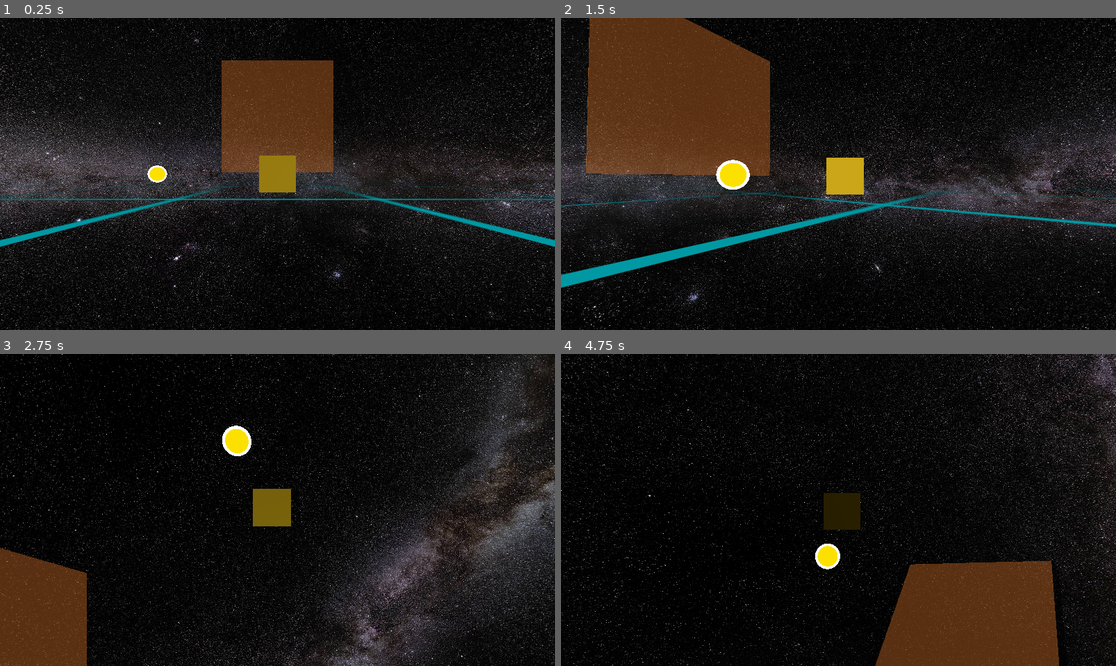
Above: before the commit, frames 1-4 (two rows, left to right).
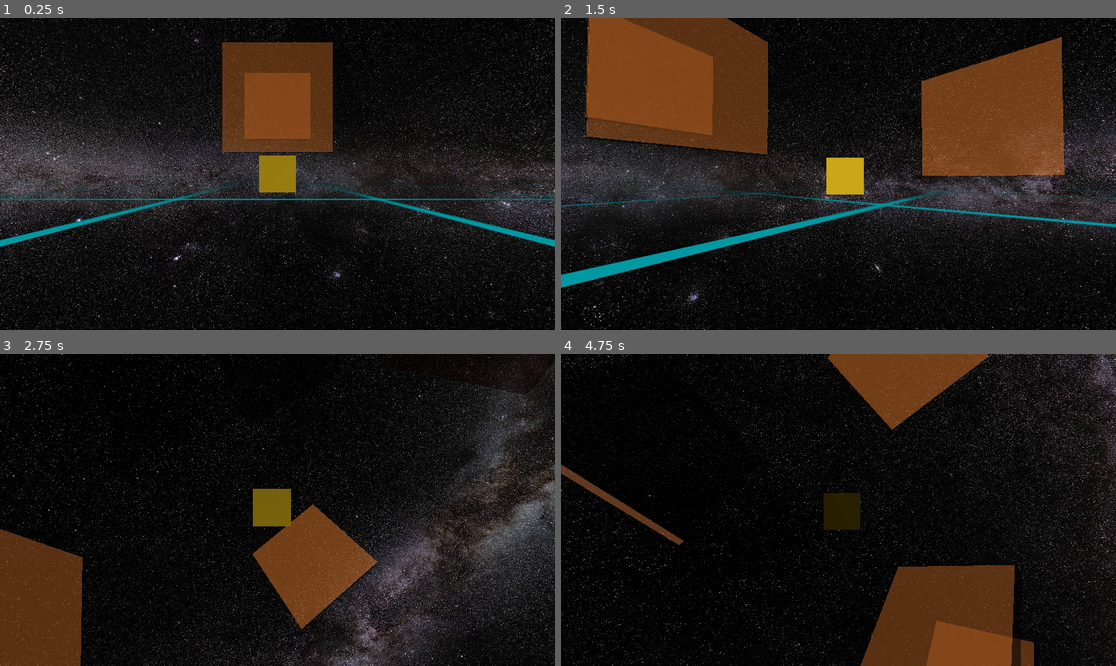
Above: after the commit, the same moments.

Repository: david-andrew/Aberration
Game: Godot game, scene res://world.tscn
The game is run twice, just before and just after one commit, with the same random seed, the same clock (stepped at 60 frames per second) and the same inputs.
Inputs:
- Up to frame 1 (0.25 s): no input
- Up to frame 2 (1.5 s): hold Right (right) 0.53-1.28 s; hold A (a) 0.53-1.28 s; tap D (d) at 0.8, 1.35 s; hold Down (down) from 1.28 s (still down)
- Up to frame 3 (2.75 s): tap E (e) at 1.55 s; release Down (down) at 2.03 s; hold Right (right) from 2.03 s (still down); hold E (e) from 2.03 s (still down); tap Q (q) at 2.3 s
- Up to frame 4 (4.75 s): release Right (right) at 2.78 s; release E (e) at 2.78 s; hold Up (up) 2.78-3.53 s; tap Q (q) at 2.85 s; tap S (s) at 3.05 s; hold S (s) 3.53-4.28 s; hold Left (left) from 3.53 s (still down); tap W (w) at 3.8, 4.35 s; tap A (a) at 4.55 s

The runs differ from the first frame. In frame 1, 4.8% of the frame differs, in the area x 26-61%, y 7-53%; in frame 2, 20%, in the area x 4-91%, y 0-56%; in frame 3, 6.4%; in frame 4, 9.8%.

Commit message:
removed debug script from test object, and added a bunch of test obstacles to scene

Diff:
--- /dev/null
+++ b/test_obstacle.tscn
@@ -0,0 +1,32 @@
+[gd_scene load_steps=6 format=3 uid="uid://hjumkqtwnyv3"]
+
+[ext_resource type="PackedScene" uid="uid://bwxo76t5hck46" path="res://health.tscn" id="1_7ga73"]
+
+[sub_resource type="GDScript" id="GDScript_gvbqf"]
+script/source = "extends RigidBody3D
+
+"
+
+[sub_resource type="BoxShape3D" id="BoxShape3D_aqo8g"]
+size = Vector3(10, 10, 1)
+
+[sub_resource type="StandardMaterial3D" id="StandardMaterial3D_m12wd"]
+transparency = 1
+albedo_color = Color(0.964706, 0.505882, 0.141176, 0.517647)
+
+[sub_resource type="BoxMesh" id="BoxMesh_smrug"]
+material = SubResource("StandardMaterial3D_m12wd")
+size = Vector3(10, 10, 1)
+
+[node name="TestObstacle" type="RigidBody3D"]
+collision_mask = 2
+mass = 100.0
+script = SubResource("GDScript_gvbqf")
+
+[node name="CollisionShape3D" type="CollisionShape3D" parent="."]
+shape = SubResource("BoxShape3D_aqo8g")
+
+[node name="MeshInstance3D" type="MeshInstance3D" parent="."]
+mesh = SubResource("BoxMesh_smrug")
+
+[node name="Health" parent="." instance=ExtResource("1_7ga73")]
--- a/world.tscn
+++ b/world.tscn
@@ -1,12 +1,12 @@
-[gd_scene load_steps=21 format=3 uid="uid://dwyh17swso2yf"]
+[gd_scene load_steps=17 format=3 uid="uid://dwyh17swso2yf"]
 
 [ext_resource type="Script" path="res://Ship.gd" id="1_dojcp"]
 [ext_resource type="PackedScene" uid="uid://bwxo76t5hck46" path="res://health.tscn" id="2_1cdyd"]
 [ext_resource type="Texture2D" uid="uid://b1tg053uv0ffy" path="res://assets/textures/MilkeyWay.jpg" id="2_jrtur"]
 [ext_resource type="Texture2D" uid="uid://dofvgqmmehps4" path="res://assets/textures/white outline grid thick.png" id="3_ytujd"]
 [ext_resource type="Script" path="res://CameraTarget.gd" id="4_mhwvw"]
+[ext_resource type="PackedScene" uid="uid://hjumkqtwnyv3" path="res://test_obstacle.tscn" id="5_xvr0y"]
 [ext_resource type="Script" path="res://ChaseCamera.gd" id="7_3p5ke"]
-[ext_resource type="PackedScene" uid="uid://bvbgyeistbn8e" path="res://bullet.tscn" id="7_gb1wi"]
 
 [sub_resource type="BoxShape3D" id="BoxShape3D_278ud"]
 
@@ -25,27 +25,6 @@
 [sub_resource type="Environment" id="Environment_4wuuw"]
 background_mode = 2
 sky = SubResource("Sky_u6aip")
-
-[sub_resource type="GDScript" id="GDScript_gvbqf"]
-script/source = "extends RigidBody3D
-
-
-func _physics_process(delta):
-	var colliding = get_colliding_bodies()
-	if len(colliding) > 0:
-		print('test object colliding: ', colliding)
-"
-
-[sub_resource type="BoxShape3D" id="BoxShape3D_aqo8g"]
-size = Vector3(10, 10, 1)
-
-[sub_resource type="StandardMaterial3D" id="StandardMaterial3D_m12wd"]
-transparency = 1
-albedo_color = Color(0.964706, 0.505882, 0.141176, 0.517647)
-
-[sub_resource type="BoxMesh" id="BoxMesh_smrug"]
-material = SubResource("StandardMaterial3D_m12wd")
-size = Vector3(10, 10, 1)
 
 [sub_resource type="BoxShape3D" id="BoxShape3D_oyjhj"]
 size = Vector3(100, 100, 100)
@@ -85,19 +64,8 @@
 [node name="WorldEnvironment" type="WorldEnvironment" parent="."]
 environment = SubResource("Environment_4wuuw")
 
-[node name="TestObstacle" type="RigidBody3D" parent="."]
-transform = Transform3D(1, 0, 0, 0, 1, 0, 0, 0, 1, 0, 5.1467, -12.6368)
-collision_mask = 2
-mass = 100.0
-script = SubResource("GDScript_gvbqf")
-
-[node name="CollisionShape3D" type="CollisionShape3D" parent="TestObstacle"]
-shape = SubResource("BoxShape3D_aqo8g")
-
-[node name="MeshInstance3D" type="MeshInstance3D" parent="TestObstacle"]
-mesh = SubResource("BoxMesh_smrug")
-
-[node name="Health" parent="TestObstacle" instance=ExtResource("2_1cdyd")]
+[node name="TestObstacle" parent="." instance=ExtResource("5_xvr0y")]
+transform = Transform3D(1, 0, 0, 0, 1, 0, 0, 0, 1, 0, 7, -13)
 
 [node name="Ground" type="StaticBody3D" parent="."]
 transform = Transform3D(1, 0, 0, 0, 1, 0, 0, 0, 1, 0, -50.5, 0)
@@ -115,4 +83,17 @@
 
 [node name="Camera3D" type="Camera3D" parent="ChaseCamera"]
 
-[node name="Bullet" parent="." instance=ExtResource("7_gb1wi")]
+[node name="TestObstacle2" parent="." instance=ExtResource("5_xvr0y")]
+transform = Transform3D(1, 0, 0, 0, 1, 0, 0, 0, 1, 0, 10.2934, 39.8811)
+
+[node name="TestObstacle3" parent="." instance=ExtResource("5_xvr0y")]
+transform = Transform3D(1, 0, 0, 0, 1, 0, 0, 0, 1, 0, 5.1467, 18.5556)
+
+[node name="TestObstacle4" parent="." instance=ExtResource("5_xvr0y")]
+transform = Transform3D(1, 0, 0, 0, 1, 0, 0, 0, 1, 0, 10.2934, -25.2736)
+
+[node name="TestObstacle5" parent="." instance=ExtResource("5_xvr0y")]
+transform = Transform3D(0.949243, 0.0516866, -0.310267, 0.297699, 0.170828, 0.939252, 0.101549, -0.983944, 0.14677, 0, 12.8369, 9.14438)
+
+[node name="TestObstacle6" parent="." instance=ExtResource("5_xvr0y")]
+transform = Transform3D(-0.0680326, 0, -0.997683, 0, 1, 0, 0.997683, 0, -0.0680326, 17.1377, 5.1467, 2.19327)
